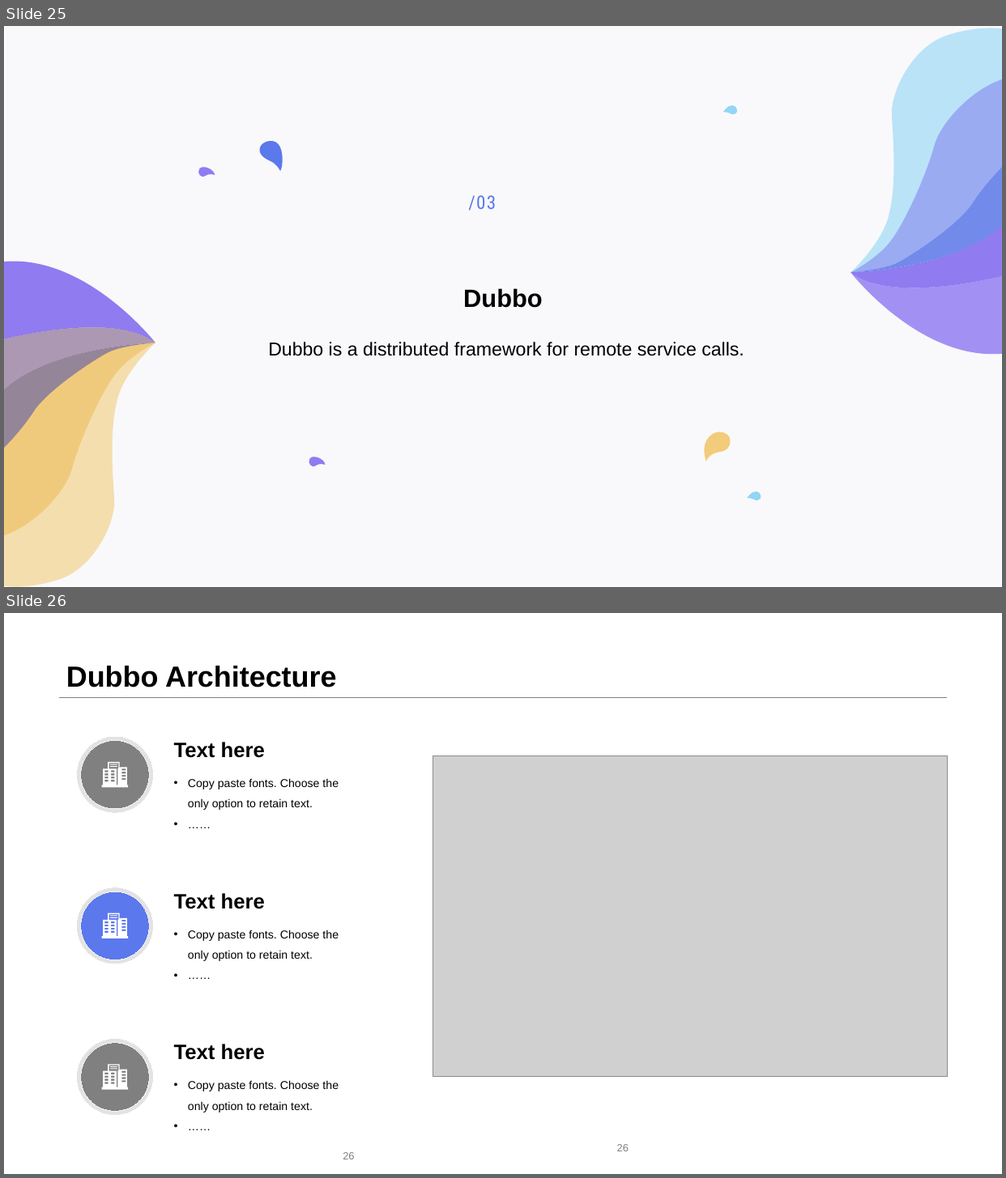
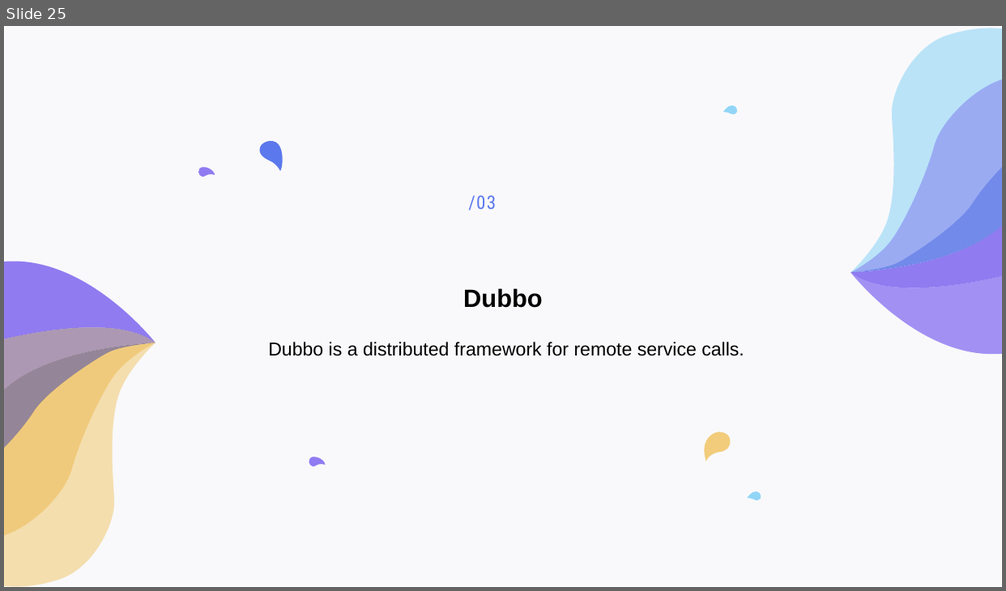
Before and after one commit to LIULE8/ppt, a slide deck: Sharing2.pptx. Shown one above the other, each under a label of ours: slides 25 and 26 before the commit, slide 25 after it. The pictures are 1006x1178 and 1006x591 pixels, drawn with LibreOffice and Linux fonts; fonts in the diff are those of the drawing; grey boxes stand for pictures. Boxes give left, top, right and bottom in pixels: in the first picture for what was removed or moved away, otherwise in the second. Text is boxed around its words. In the diff, an @@ line names an element or a change of style, - is before the commit and + after.

```diff
--- a/Sharing2.pptx
+++ b/Sharing2.pptx
@@ slide 26 removed at (4, 613, 1002, 1174), background #FFFFFF @@
@@ title removed at (66, 666, 336, 688) @@
-Dubbo Architecture
@@ line removed from (58, 697) to (948, 697) @@
@@ picture removed at (433, 756, 948, 1077) @@
@@ group removed at (80, 740, 339, 810): 2 texts, 1 ellipse, 1 freeform shape @@
-Text here
-• Copy paste fonts. Choose the only option to retain text.
-• ……
@@ group removed at (80, 892, 339, 961): 2 texts, 1 ellipse, 1 freeform shape @@
-Text here
-• Copy paste fonts. Choose the only option to retain text.
-• ……
@@ group removed at (80, 1043, 339, 1113): 2 texts, 1 ellipse, 1 freeform shape @@
-Text here
-• Copy paste fonts. Choose the only option to retain text.
-• ……
@@ page number removed at (617, 1144, 629, 1152) @@
-26
@@ page number removed at (343, 1152, 354, 1160) @@
-26
```
Also in this commit, not shown: 1 slide added.
